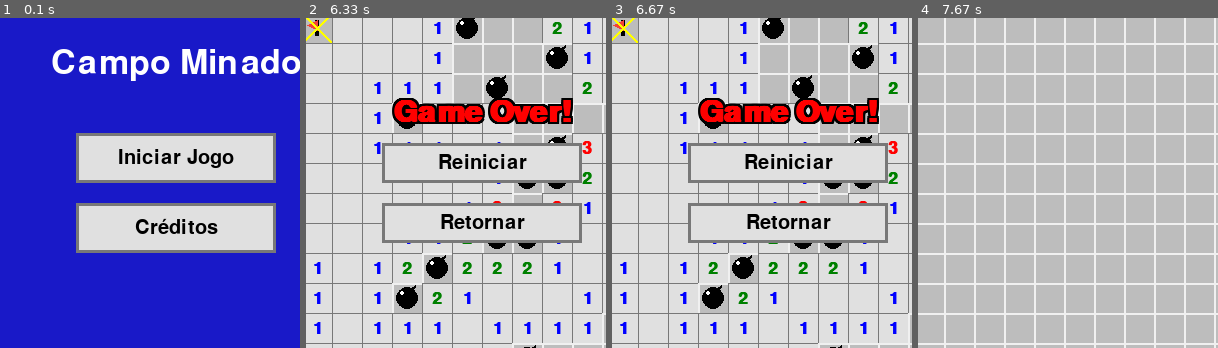
Above: before the commit, frames 1-4 (left to right).
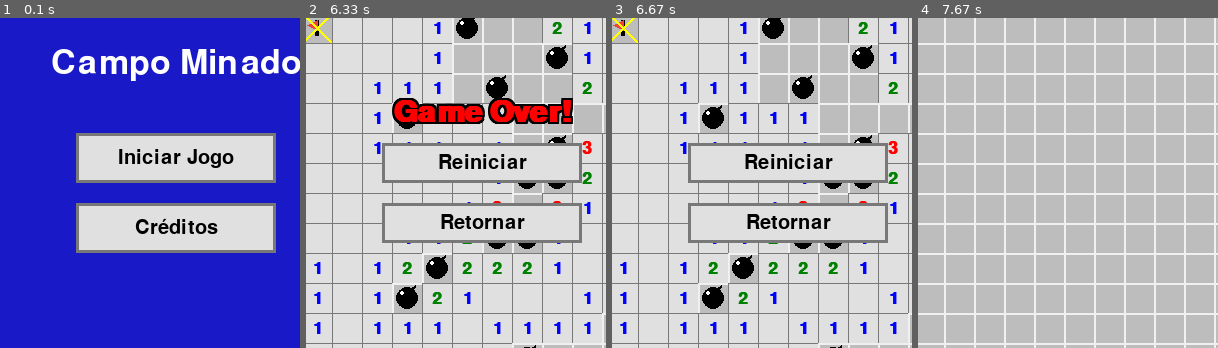
Above: after the commit, the same moments.

Repository: LeonardoMachado1/pygame
Game: pygame game, started from jogo_cg.py
Same seed, same stepped clock (60 frames per second), same inputs: the game is played once before the commit and once after it.
Inputs (mouse positions are % of the whole screen's width and height, from its top left):
- Up to frame 1 (0.1 s): no input
- Up to frame 2 (6.33 s): click (50, 50) at 0.38 s; click (50, 5) at 0.72 s; click (19, 73) at 1.22 s; click (52, 17) at 1.55 s; click (51, 61) at 1.88 s; click (50, 62) at 2.22 s; click (50, 91) at 2.65 s; click (50, 49) at 3.78 s; right-click (21, 31) at 4.23 s; click (20, 17) at 4.57 s; click "Dica" at 4.9 s; click (86, 73) at 5.23 s; click (20, 87) at 5.57 s; click (34, 18) at 5.9 s; click (85, 49) at 6.23 s
- Up to frame 3 (6.67 s): no input
- Up to frame 4 (7.67 s): click (27, 84) at 7.07 s; click "1" at 7.4 s
The pictures show only the part of the screen within x 21-71%, y 28-78%; the shares and areas given below are measured in that part.

Frames 1-2 are identical in both runs. In frame 3, 3.7% of the frame differs, in the area x 28-89%, y 24-33%; in frame 4, nothing differs.

Commit message:
Blink game over to contrast

Diff:
--- a/jogo_cg.py
+++ b/jogo_cg.py
@@ -175,6 +175,8 @@
     tela_inicial(screen, pygame.font.SysFont(None, 50))
 
     board = [[Cell(x, y) for x in range(GRID_SIZE)] for y in range(GRID_SIZE)]
+    game_over_text_visible = True
+    game_over_blink_timer = 0
     first_click = True
     game_state = "playing"
     start_time = None
@@ -184,7 +186,7 @@
     hint_time = 0
 
     def reset_game():
-        nonlocal board, first_click, game_state, start_time, clicked_mine_cell, hint_used
+        nonlocal board, first_click, game_state, start_time, clicked_mine_cell, hint_used, game_over_blink_timer, game_over_text_visible
         board = [[Cell(x, y) for x in range(GRID_SIZE)] for y in range(GRID_SIZE)]
         first_click = True
         game_state = "playing"
@@ -192,6 +194,8 @@
         clicked_mine_cell = None
         hint_used = False
         smiley.state = "playing"
+        game_over_blink_timer = 0
+        game_over_text_visible = True
 
     def place_mines(exclude):
         positions = set()
@@ -224,12 +228,19 @@
                         reveal_cell(nx, ny)
 
     running = True
-    ignore_clicks_this_frame = False  # Flag para ignorar cliques logo após mudança de estado
+    ignore_clicks_this_frame = False
 
 
     while running:
         dt = clock.tick(FPS) / 1000
         screen.fill(COLOR_BG)
+
+        # efeito de piscar
+        if game_state == "game_over":
+            game_over_blink_timer += dt
+            if game_over_blink_timer >= 0.5: # Alterna a cada 0.5 segundos
+                game_over_text_visible = not game_over_text_visible
+                game_over_blink_timer = 0
 
         # Defina o hint_rect ANTES do loop de eventos!
         hint_font = pygame.font.SysFont(None, 30)
@@ -242,8 +253,6 @@
             if event.type == pygame.QUIT:
                 running = False
             elif event.type == pygame.MOUSEBUTTONDOWN:
-                # Clicar no botão de dica
-
                 # Se for o primeiro clique, não é permitido utilizar a dica
                 if(not first_click):
                     if hint_rect.collidepoint(event.pos) and not hint_used and game_state == "playing":
@@ -279,15 +288,6 @@
                                 reveal_cell(col, row)
                         elif event.button == 3 and not cell.is_revealed:
                             cell.is_flagged = not cell.is_flagged
-            elif event.type == pygame.MOUSEBUTTONDOWN:
-                if hint_rect.collidepoint(event.pos) and not hint_used and game_state == "playing":
-                    safe_cells = [c for row in board for c in row if not c.is_revealed and not c.is_mine]
-                    if safe_cells:
-                        hint_cell = random.choice(safe_cells)
-                        hint_cell.is_revealed = True
-                        hint_used = True
-                        hint_time = time.time()
-
 
         for row in board:
             for cell in row:
@@ -329,16 +329,17 @@
                 screen.blit(win_message, win_message_rect)
 
             elif game_state == "game_over":
-                lose_font = pygame.font.SysFont(None, 45, bold=True)
-                lose_message = lose_font.render("Game Over!", True, LOSE_COLOR)
-                lose_message_rect = lose_message.get_rect(center=(SCREEN_WIDTH // 2, SCREEN_HEIGHT // 2 - 50))
-
-                for dx in [-2, 0, 2]: # Codigo para desehnar a borda preta
-                    for dy in [-2, 0, 2]:
-                        if dx != 0 or dy != 0:
-                            border = lose_font.render("Game Over!", True, BLACK)
-                            screen.blit(border, lose_message_rect.move(dx, dy))
-                screen.blit(lose_message, lose_message_rect)
+                if game_over_text_visible: # Desenha apenas se estiver visível
+                    lose_font = pygame.font.SysFont(None, 45, bold=True)
+                    lose_message = lose_font.render("Game Over!", True, LOSE_COLOR)
+                    lose_message_rect = lose_message.get_rect(center=(SCREEN_WIDTH // 2, SCREEN_HEIGHT // 2 - 50))
+
+                    for dx in [-2, 0, 2]: # Codigo para desenhar a borda preta
+                        for dy in [-2, 0, 2]:
+                            if dx != 0 or dy != 0:
+                                border = lose_font.render("Game Over!", True, BLACK)
+                                screen.blit(border, lose_message_rect.move(dx, dy))
+                    screen.blit(lose_message, lose_message_rect)
 
             button_font = pygame.font.SysFont(None, 30)
             restart_text = button_font.render("Reiniciar", True, BLACK)
@@ -371,7 +372,7 @@
         ignore_clicks_this_frame = False  # Libera cliques novamente no próximo frame
         pygame.display.flip()
 
-    pygame.quit()
+pygame.quit()
 
 if __name__ == "__main__":
     main()
